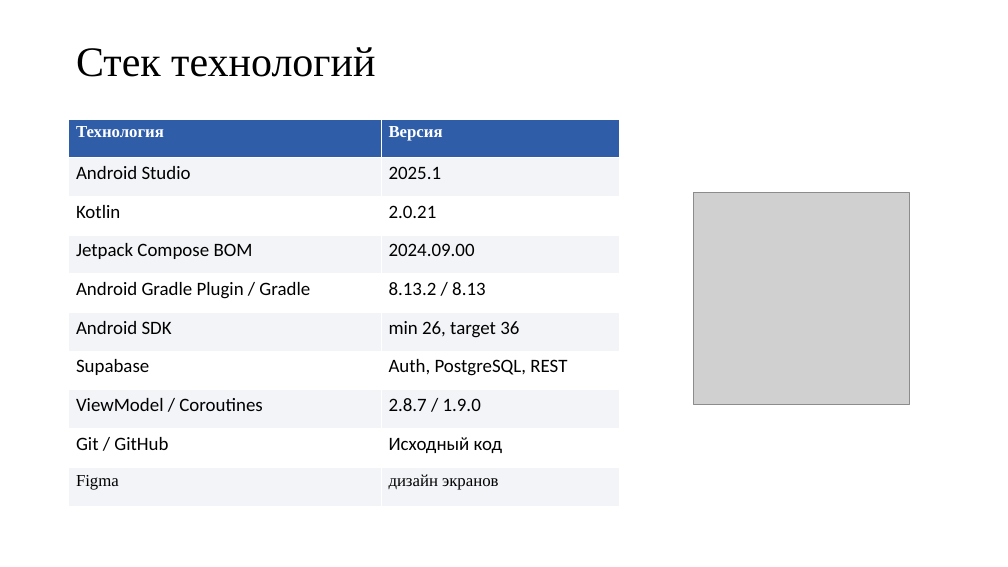
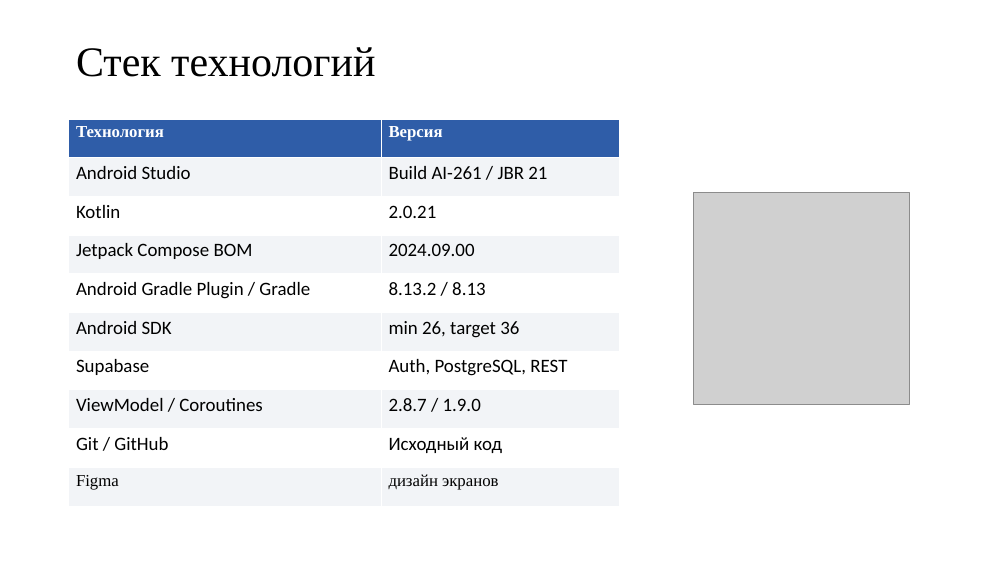
Before and after one commit to vlad2149/GameKritik, a slide deck: slide 5 of docs/Презентация_GameKritik_защита.pptx. Drawn at 1008x567 pixels with LibreOffice and Linux fonts; fonts in the diff are those of the drawing; grey boxes stand for pictures. Boxes give left, top, right and bottom in pixels: in the first picture for what was removed or moved away, otherwise in the second. Text is boxed around its words. In the diff, an @@ line names an element or a change of style, - is before the commit and + after.

Commit message:
Make Android build portable and finalize defense files

```diff
--- a/docs/Презентация_GameKritik_защита.pptx
+++ b/docs/Презентация_GameKritik_защита.pptx
@@ table at [69,119,619,506] @@
-row 2, column 2: 2025.1
+row 2, column 2: Build AI-261 / JBR 21
```
Also in this commit, not shown: 6 other files.
